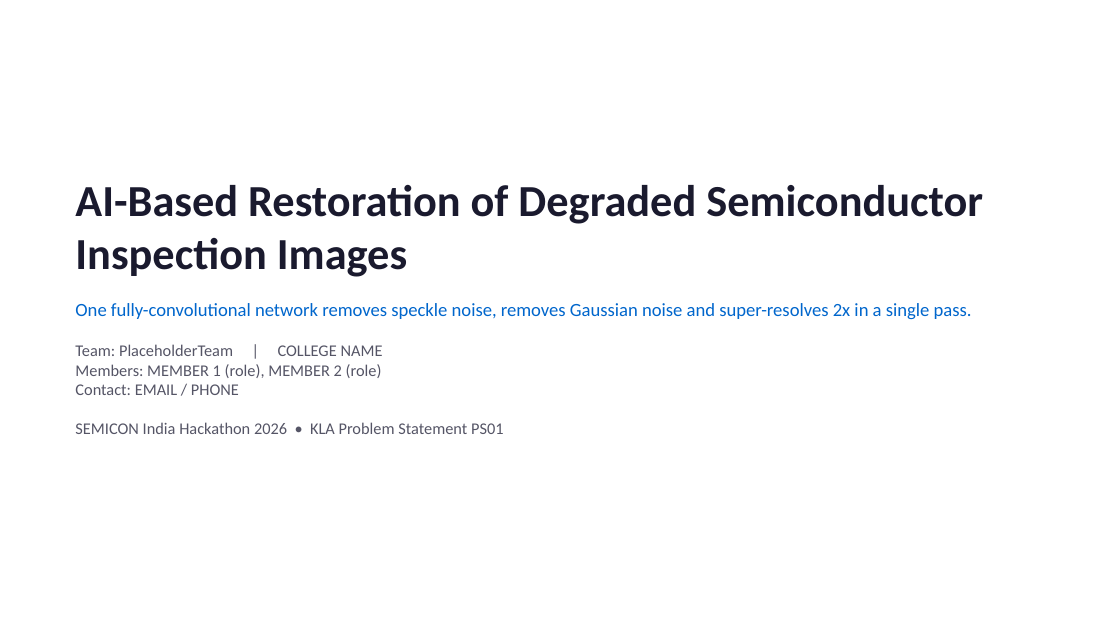
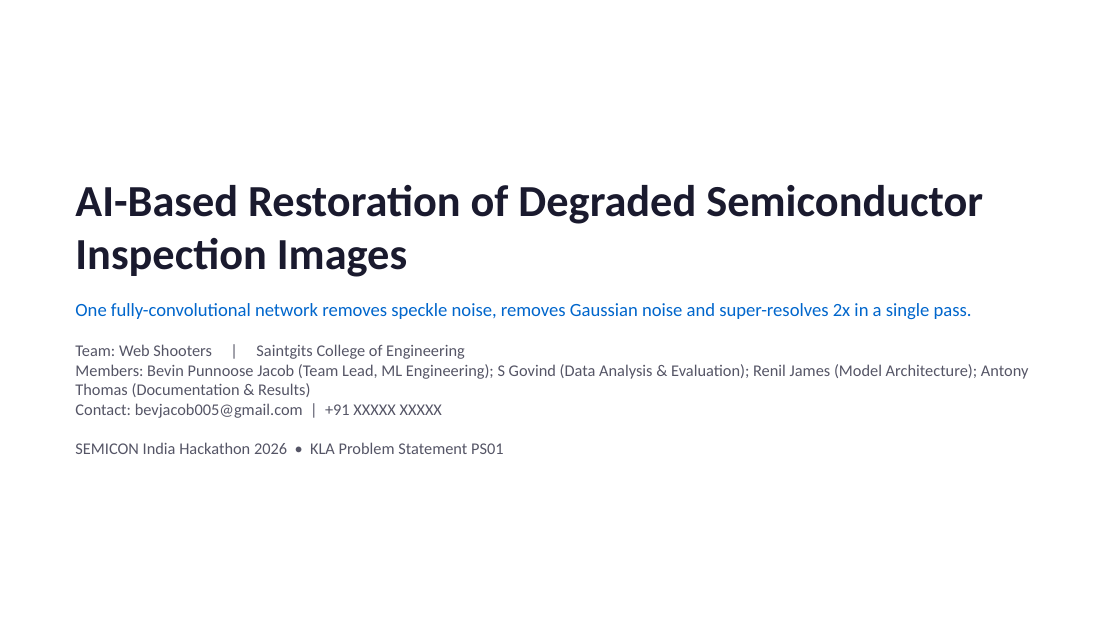
Before and after one commit to bevinj2255/i4c_hackathon, a slide deck: slide 1 of solution_presentation.pptx. Drawn at 1120x630 pixels with LibreOffice and Linux fonts; fonts in the diff are those of the drawing. Boxes give left, top, right and bottom in pixels: in the first picture for what was removed or moved away, otherwise in the second. Text is boxed around its words. In the diff, an @@ line names an element or a change of style, - is before the commit and + after.

Commit message:
Build the submission deck for team Web Shooters
9 slides per the i4C template, every number read from results/metrics.json and the
training logs rather than typed in, so the deck cannot drift from the measurements.

```diff
--- a/solution_presentation.pptx
+++ b/solution_presentation.pptx
@@ text at (75,344,1029,418): text changed @@
-Team: PlaceholderTeam | COLLEGE NAME
-Members: MEMBER 1 (role), MEMBER 2 (role)
-Contact: EMAIL / PHONE
+Team: Web Shooters | Saintgits College of Engineering
+Members: Bevin Punnoose Jacob (Team Lead, ML Engineering); S Govind (Data Analysis & Evaluation); Renil James (Model Architecture); Antony Thomas (Documentation & Results)
+Contact: bevjacob005@gmail.com | +91 XXXXX XXXXX
```
Also in this commit, not shown: 1 other slide changed.
